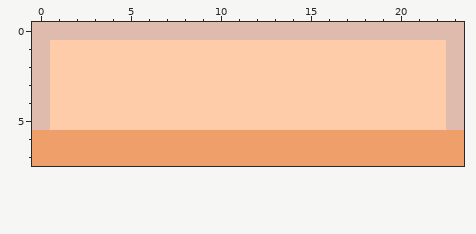
Two states of a pixel-art file, gameart/meet.aseprite. The first picture shows the starting point.
24x8 pixels, 1 frame.
After the commit:
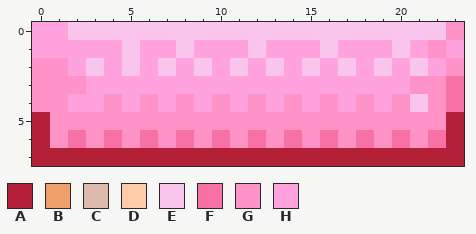
Palette (. is transparent): A #b52039  B #ef9f6a  C #dfbbad  D #ffccaa  E #fbc6ee  F #f771a5  G #ff92c6  H #ffa2de
Changes in this commit:
@@ x 0..23 @@
-0 CCCCCCCCCCCCCCCCCCCCCCCC
-1 CDDDDDDDDDDDDDDDDDDDDDDC
-2 CDDDDDDDDDDDDDDDDDDDDDDC
-3 CDDDDDDDDDDDDDDDDDDDDDDC
-4 CDDDDDDDDDDDDDDDDDDDDDDC
-5 CDDDDDDDDDDDDDDDDDDDDDDC
-6 BBBBBBBBBBBBBBBBBBBBBBBB
-7 BBBBBBBBBBBBBBBBBBBBBBBB
+0 HHEEEEEEEEEEEEEEEEEEEEEG
+1 HHHHHEHHEHHHEHHHEHHHEHGH
+2 GGHEHEHEHEHEHEHEHEHEHEHG
+3 GGGHHHHHHHHHHHHHHHHHHGGF
+4 GGHHGHGHGHGHGHGHGHGHGEGF
+5 AGGGGGGGGGGGGGGGGGGGGGGA
+6 AGFGFGFGFGFGFGFGFGFGFGFA
+7 AAAAAAAAAAAAAAAAAAAAAAAA
